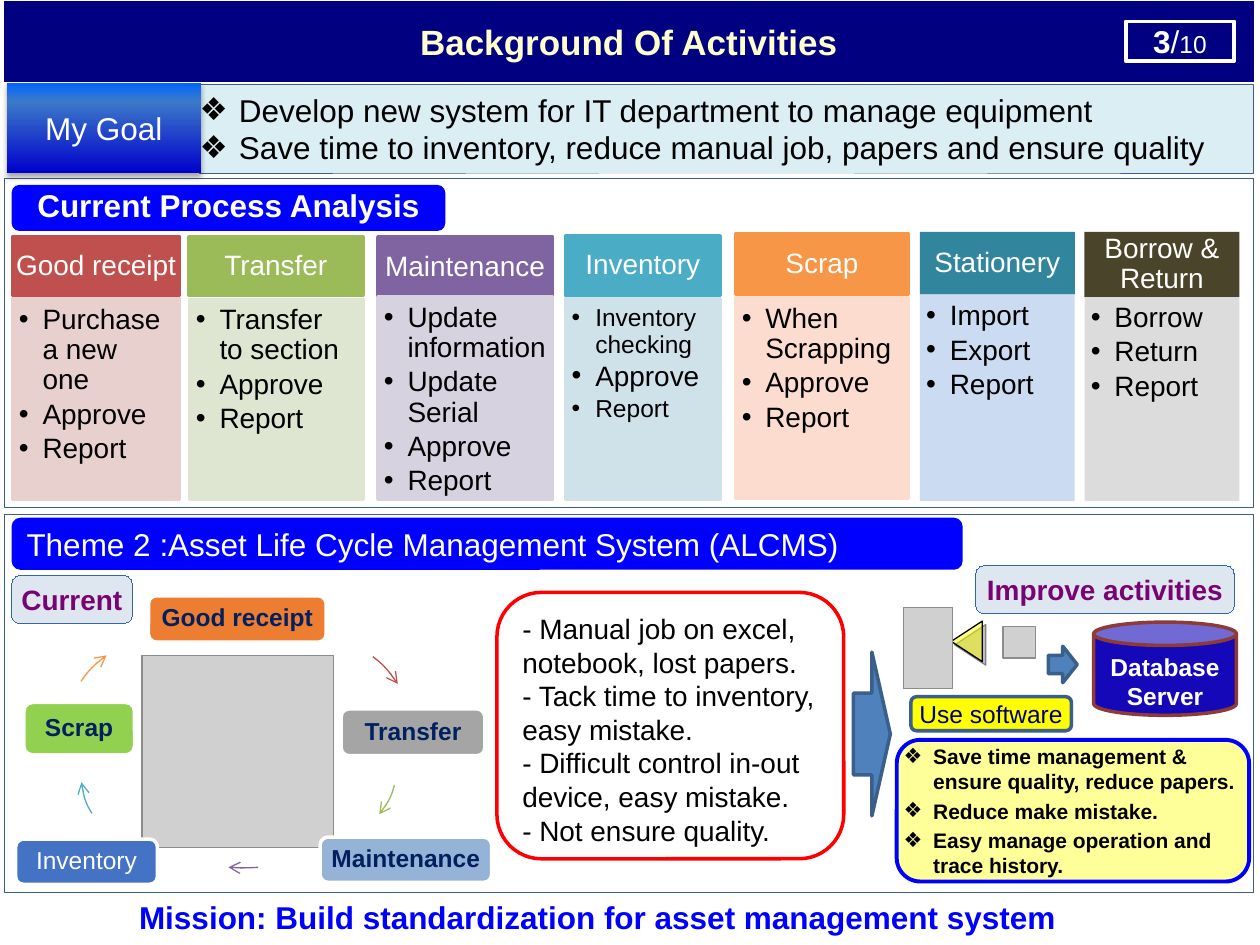
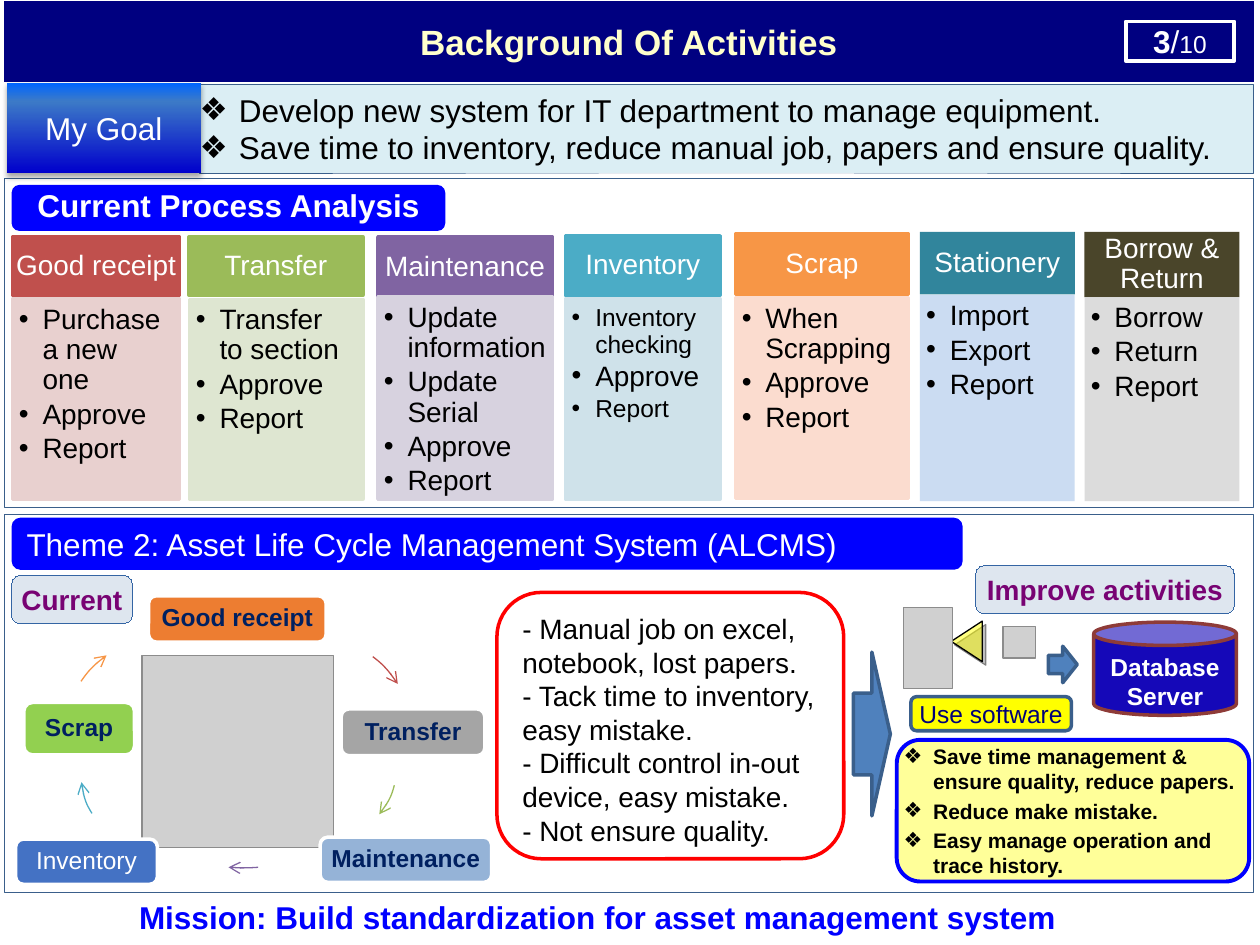
Before and after one commit to thietbicongnghevietnam/ReportPSNV, a slide deck: slide 4 of Report_test.pptx. Drawn at 1260x945 pixels with LibreOffice and Linux fonts; fonts in the diff are those of the drawing; grey boxes stand for pictures. Boxes give left, top, right and bottom in pixels: in the first picture for what was removed or moved away, otherwise in the second. Text is boxed around its words. In the diff, an @@ line names an element or a change of style, - is before the commit and + after.

```diff
--- a/Report_test.pptx
+++ b/Report_test.pptx
@@ text in rectangle at (x1=239, y1=99, x2=1210, y2=165): text changed @@
-❖ Develop new system for IT department to manage equipment
-❖ Save time to inventory, reduce manual job, papers and ensure quality
+❖ Develop new system for IT department to manage equipment.
+❖ Save time to inventory, reduce manual job, papers and ensure quality.
@@ text in rounded rectangle at (x1=27, y1=533, x2=836, y2=562): spaces changed @@
-Theme 2 :Asset Life Cycle Management System (ALCMS)
+Theme 2: Asset Life Cycle Management System (ALCMS)
```
Also in this commit, not shown: 6 other slides changed, 2 slides removed, 1 other file.
